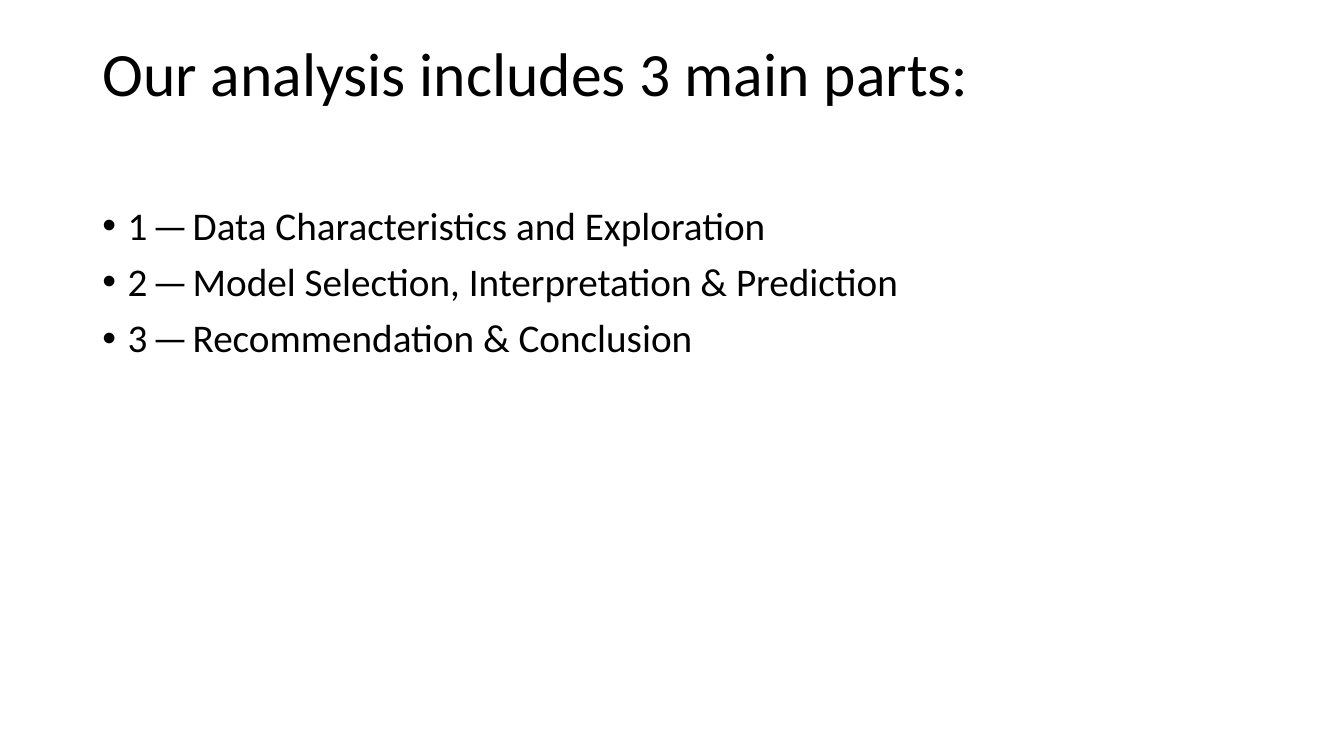
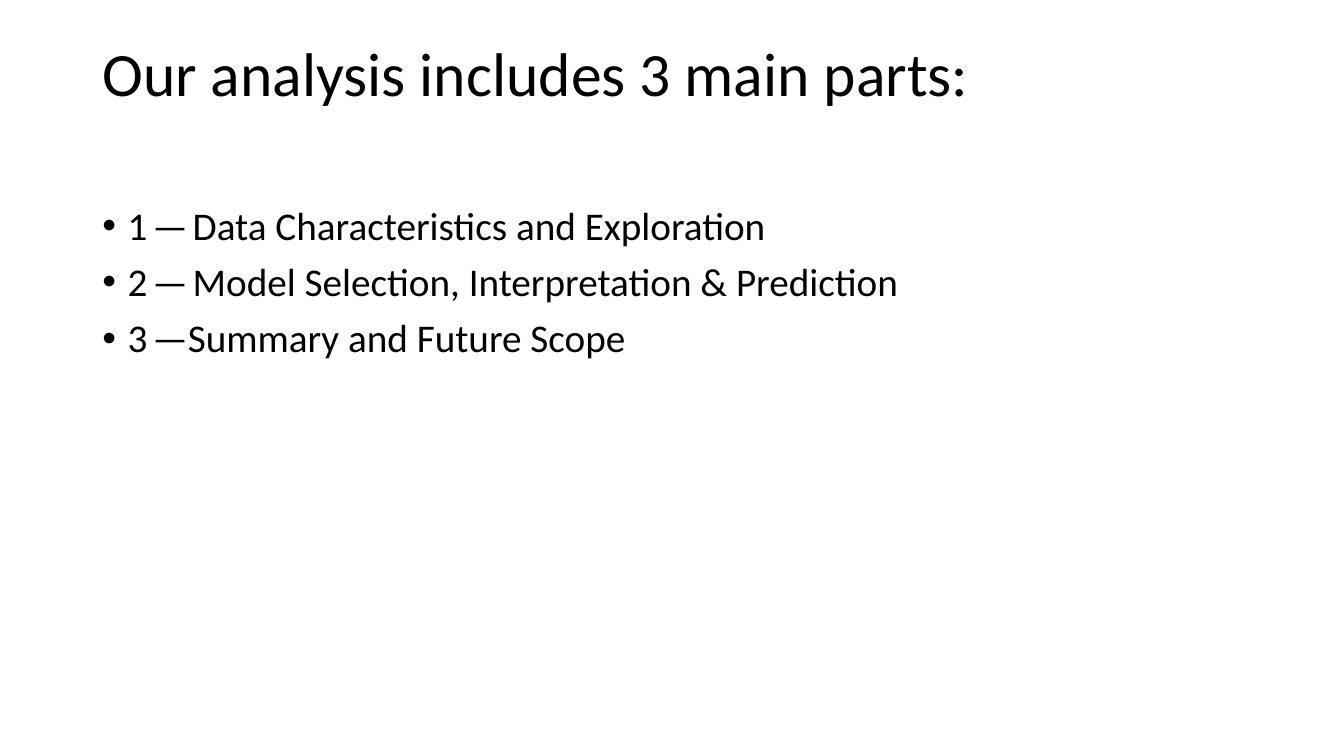
Before and after one commit to vikra8pc/FinalProject_RutgersDS, a slide deck: slide 2 of Presentation.pptx. Drawn at 1344x756 pixels with LibreOffice and Linux fonts; fonts in the diff are those of the drawing. Boxes give left, top, right and bottom in pixels: in the first picture for what was removed or moved away, otherwise in the second. Text is boxed around its words. In the diff, an @@ line names an element or a change of style, - is before the commit and + after.

```diff
--- a/Presentation.pptx
+++ b/Presentation.pptx
@@ text at (128,324,625,359): text changed @@
-• 3 — Recommendation & Conclusion
+• 3 —Summary and Future Scope
```
Also in this commit, not shown: 1 other slide changed.
